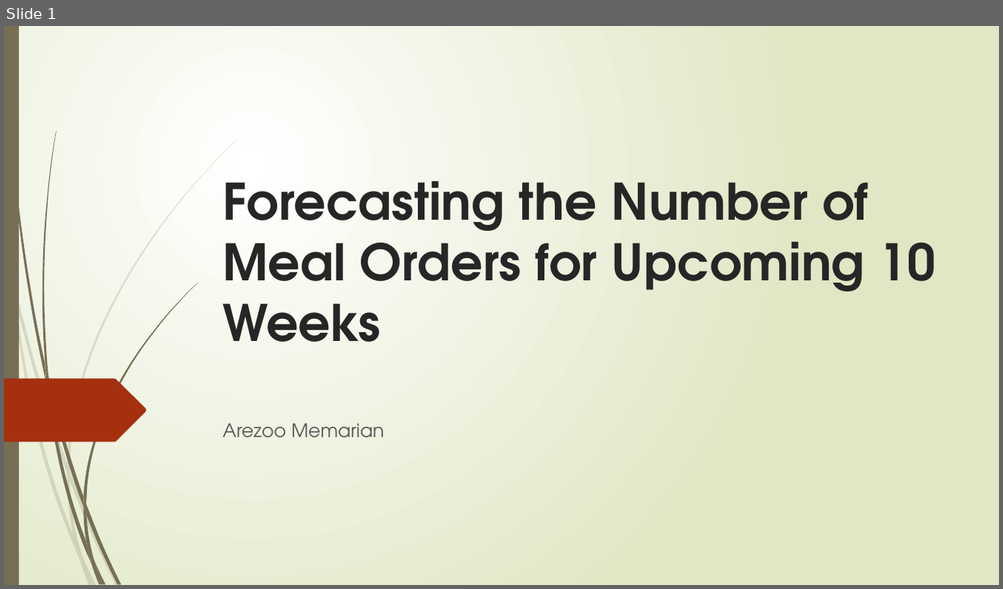
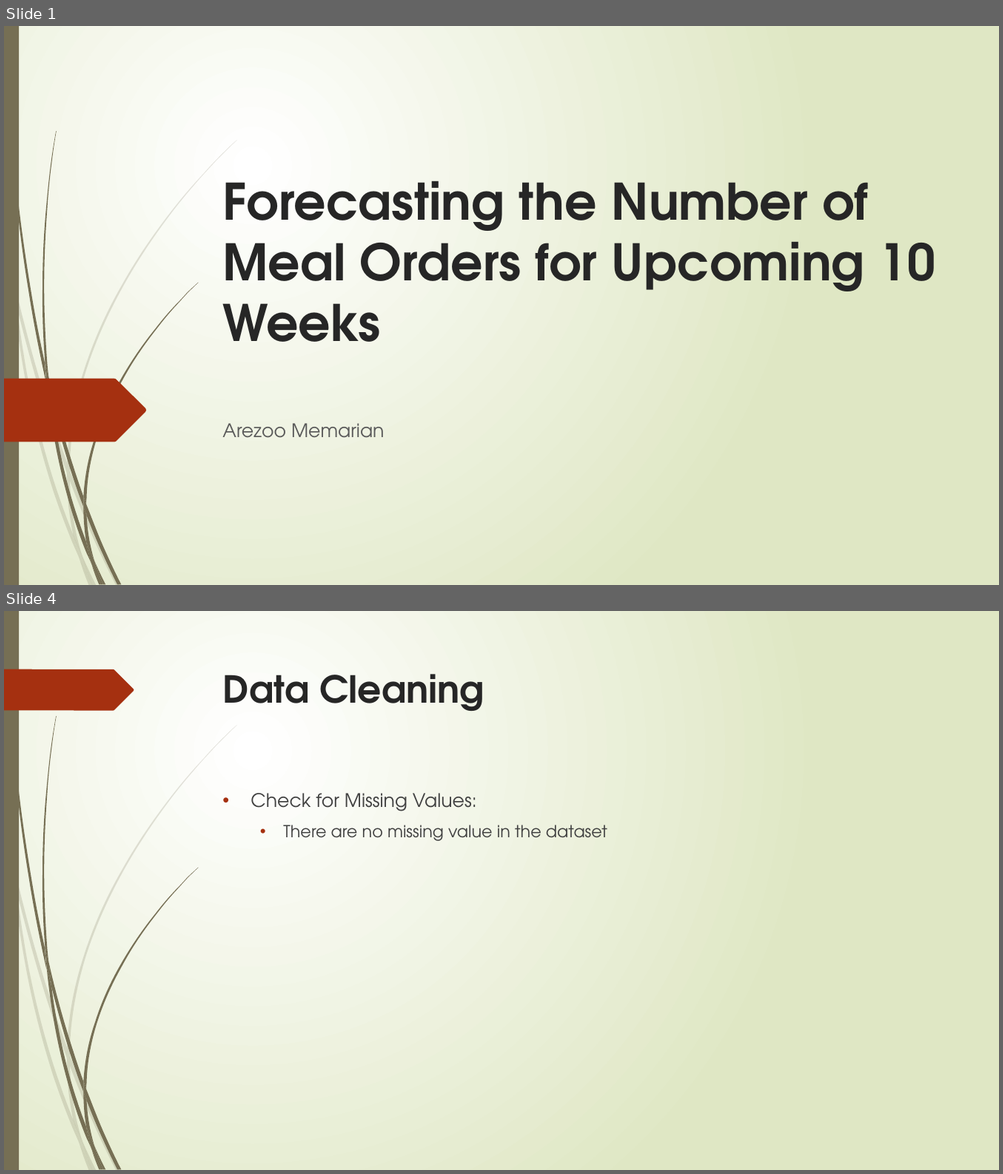
Before and after one commit to arezoo396/Capstone2-Food-Demand-Forecasting, a slide deck: Reports/Capstone2_Final_Slides.pptx. Shown one above the other, each under a label of ours: slide 1 before the commit, slides 1 and 4 after it; the slides between them are not shown. The pictures are 1003x589 and 1003x1174 pixels, drawn with LibreOffice and Linux fonts; fonts in the diff are those of the drawing. Boxes give left, top, right and bottom in pixels: in the first picture for what was removed or moved away, otherwise in the second. Text is boxed around its words. In the diff, an @@ line names an element or a change of style, - is before the commit and + after.

```diff
--- a/Reports/Capstone2_Final_Slides.pptx
+++ b/Reports/Capstone2_Final_Slides.pptx
@@ slide 4 added at [4,611,999,1170], background gradient #FFFFFF to #DFE8C4; not listed: 23 template elements that a slide beside it also shows @@
@@ freeform shape added at [4,669,134,710], fill #A53010 @@
@@ title added at [223,674,484,711], 36 pt, text #262626, bold @@
+Data Cleaning
@@ text added at [250,793,607,841], 16 pt, text #404040 @@
+• Check for Missing Values:
+  • There are no missing value in the dataset
```
Also in this commit, not shown: 15 slides changed, 3 other slides added, 1 slide removed.
